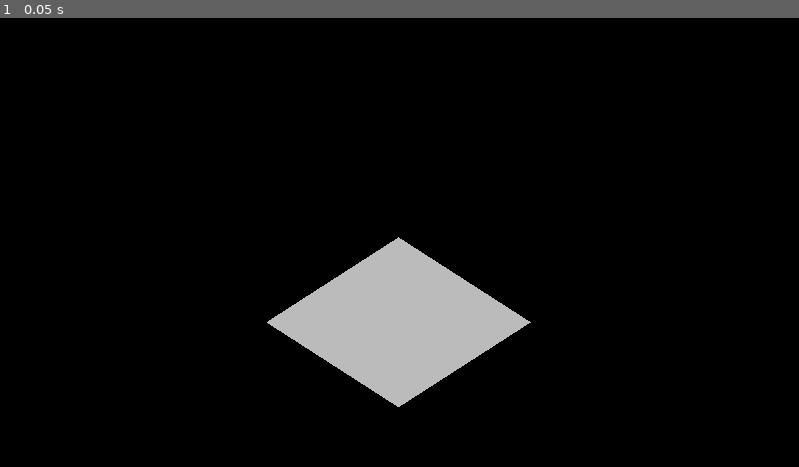
Above: before the commit, frame 1.
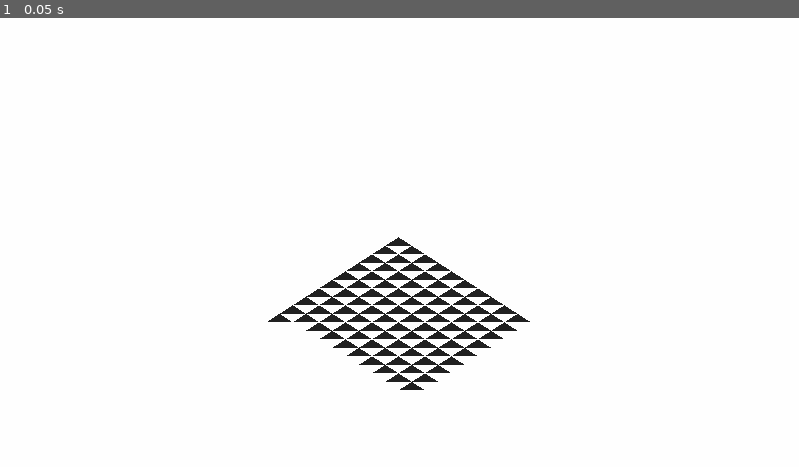
Above: after the commit, the same moment.

Repository: bbielsa/retro-terrain
Game: Godot game, scene res://scene/World.tscn
The game is run twice, just before and just after one commit, with the same random seed, the same clock (stepped at 60 frames per second) and the same inputs.
Inputs:
- Up to frame 1 (0.05 s): no input

The runs differ from the first frame. In frame 1, 100% of the frame differs, in the area x 0-100%, y 0-100%.

Commit message:
Generate the terrain mesh on the cpu using vertex and index arrays

Diff:
--- a/scene/World.tscn
+++ b/scene/World.tscn
@@ -7,7 +7,7 @@
 
 background_mode = 1
 background_sky_custom_fov = 0.0
-background_color = Color( 0, 0, 0, 1 )
+background_color = Color( 1, 1, 1, 1 )
 background_energy = 1.0
 background_canvas_max_layer = 0
 ambient_light_color = Color( 0, 0, 0, 1 )
--- a/scene/terrain.tscn
+++ b/scene/terrain.tscn
@@ -1,14 +1,7 @@
-[gd_scene load_steps=5 format=2]
+[gd_scene load_steps=3 format=2]
 
 [ext_resource path="res://src/terrain/terrain.gd" type="Script" id=1]
-[ext_resource path="res://src/shader/terrain/terrain.shader" type="Shader" id=2]
-[ext_resource path="res://src/terrain/terrain_model.gd" type="Script" id=3]
-
-[sub_resource type="ShaderMaterial" id=1]
-
-render_priority = 0
-shader = ExtResource( 2 )
-_sections_unfolded = [ "shader_param" ]
+[ext_resource path="res://src/terrain/terrain_model.gd" type="Script" id=2]
 
 [node name="Terrain" type="Spatial" index="0"]
 
@@ -48,8 +41,8 @@
 skeleton = NodePath("..")
 script = ExtResource( 1 )
 _sections_unfolded = [ "Transform" ]
-terrain_material = SubResource( 1 )
+terrain_material = null
 
 [node name="TerrainModel" type="Spatial" parent="TerrainMeshInstance" index="0"]
 
-script = ExtResource( 3 )
+script = ExtResource( 2 )
--- a/src/shader/terrain/terrain.shader
+++ b/src/shader/terrain/terrain.shader
@@ -41,13 +41,13 @@
 }
 
 void vertex() {
-	float height = get_height(VERTEX.xz);
-	bool middle_vertex = VERTEX.x - floor(VERTEX.x) > 0.0;
-
-	if(middle_vertex)
-		VERTEX.y = height + get_middle_height(VERTEX.xz);
-	else
-		VERTEX.y = height;
+//	float height = get_height(VERTEX.xz);
+//	bool middle_vertex = VERTEX.x - floor(VERTEX.x) > 0.0;
+//
+//	if(middle_vertex)
+//		VERTEX.y = height + get_middle_height(VERTEX.xz);
+//	else
+//		VERTEX.y = height;
 }
 
 void fragment() {
--- a/src/terrain/terrain.gd
+++ b/src/terrain/terrain.gd
@@ -4,9 +4,20 @@
 
 onready var terrain_model = get_node("TerrainModel")
 var terrain_shader
+var mesh_tool
+
+var vertex_array
+var index_array
 
 func _ready():
 	generate_terrain()
+
+	mesh_tool = MeshDataTool.new()
+	mesh_tool.create_from_surface(mesh, 0)
+
+	mesh_tool.set_material(terrain_material)
+
+	mesh_tool.commit_to_surface(mesh)
 
 	terrain_model.connect("terrain_changed", self, "_terrain_changed")
 	terrain_model.deform(4, 4, 3)
@@ -14,97 +25,65 @@
 
 	terrain_model.print_map()
 
+func _generate_vertex_array():
+	var width_tiles = terrain_model.map_dimension
+	var height_tiles = terrain_model.map_dimension
+	var width = width_tiles + 1
+	var height = height_tiles + 1
+	var middle_vertices = width_tiles * height_tiles
+
+	var vertices_size = width * height + middle_vertices
+	var vertices = PoolVector3Array()
+	vertices.resize(vertices_size)
+
+	var i = 0
+
+	for y in range(height):
+		for x in range(width):
+			vertices[i] = Vector3(x, 0, y)
+			i += 1
+
+	for y in range(height_tiles):
+		for x in range(width_tiles):
+			vertices[i] = Vector3(x + 0.5, 0, y + 0.5)
+			i += 1
+
+	vertex_array = vertices
+
+func _calculate_indices():
+	var width_tiles = terrain_model.map_dimension
+	var height_tiles = terrain_model.map_dimension
+	var i = 0
+
+	index_array = PoolIntArray()
+
+#	index_array.push_back(0)
+#	index_array.push_back(1)
+#	index_array.push_back(11)
+
+	for y in range(height_tiles):
+		for x in range(width_tiles):
+			index_array.push_back(i)
+			index_array.push_back(i + 1)
+			index_array.push_back(width_tiles + 1 + i)
+
+			i += 1
+
 func generate_terrain():
-	var surface = SurfaceTool.new()
+	_generate_vertex_array()
+	_calculate_indices()
 
-	surface.begin(Mesh.PRIMITIVE_TRIANGLES)
+	var arrays = []
+	arrays.resize(9)
+	arrays[Mesh.ARRAY_VERTEX] = vertex_array
+	arrays[Mesh.ARRAY_INDEX] = index_array
 
-	for y in range(terrain_model.map_dimension):
-		for x in range(terrain_model.map_dimension):
-			add_tile(surface, x, y)
+	var terrain_mesh = ArrayMesh.new()
+	terrain_mesh.add_surface_from_arrays(Mesh.PRIMITIVE_TRIANGLES, arrays)
 
-	surface.generate_normals()
-	surface.index()
-	surface.set_material(terrain_material)
+	set_mesh(terrain_mesh)
 
-	set_mesh(surface.commit())
-
-func add_tile(surface, x, y):
-	var offset = Vector3(x, 0, y)
-
-	var a = offset
-	var b = offset + Vector3(1, 0, 0)
-	var c = offset + Vector3(1, 0, 1)
-	var d = offset + Vector3(0, 0, 1)
-	var e = offset + Vector3(0.5, 0, 0.5)
-
-	var outer = Vector2(0, 0)
-	var inner = Vector2(1, 1)
-
-#	abe, bce, cde, dae
-	surface.add_uv2(outer)
-	surface.add_vertex(a)
-	surface.add_vertex(b)
-	surface.add_uv2(inner)
-	surface.add_vertex(e)
-
-#	surface.add_uv(Vector2(1, 0))
-	surface.add_uv2(outer)
-	surface.add_vertex(b)
-	surface.add_vertex(c)
-	surface.add_uv2(inner)
-	surface.add_vertex(e)
-
-#	surface.add_uv(Vector2(0, 1))
-	surface.add_uv2(outer)
-	surface.add_vertex(c)
-	surface.add_vertex(d)
-	surface.add_uv2(inner)
-	surface.add_vertex(e)
-
-#	surface.add_uv(Vector2(1, 1))
-	surface.add_uv2(outer)
-	surface.add_vertex(d)
-	surface.add_vertex(a)
-	surface.add_uv2(inner)
-	surface.add_vertex(e)
+#	set_mesh(surface_tool.commit())
 
 func _terrain_changed(height_map):
 	print("_terrain_changed called, generating data texture")
-
-	var height_map_texture = generate_height_map_texture(height_map)
-	var shader = terrain_material.shader
-
-	set_texture_param(shader, "height_map", height_map_texture)
-
-func set_texture_param(shader, name, texture):
-	shader.set_default_texture_param(name, texture)
-
-func height_to_pixel(height):
-	return Color(height / 255.0, 0, 0)
-
-func generate_height_map_texture(height_map):
-	var image_data = generate_height_map_image_data(height_map)
-	var texture = ImageTexture.new()
-
-	texture.create_from_image(image_data, 0)
-
-	return texture
-
-func generate_height_map_image_data(height_map):
-	var map_dimension_vertices = terrain_model.map_dimension + 1
-	var image_data = Image.new()
-
-	image_data.create(map_dimension_vertices, map_dimension_vertices, false, 2)
-	image_data.lock()
-
-	for y in range(map_dimension_vertices):
-		for x in range(map_dimension_vertices):
-			var height = terrain_model.get_vertex_height(x, y)
-			var pixel = height_to_pixel(height)
-
-			image_data.set_pixel(x, y, pixel)
-
-	image_data.unlock()
-
-	return image_data
